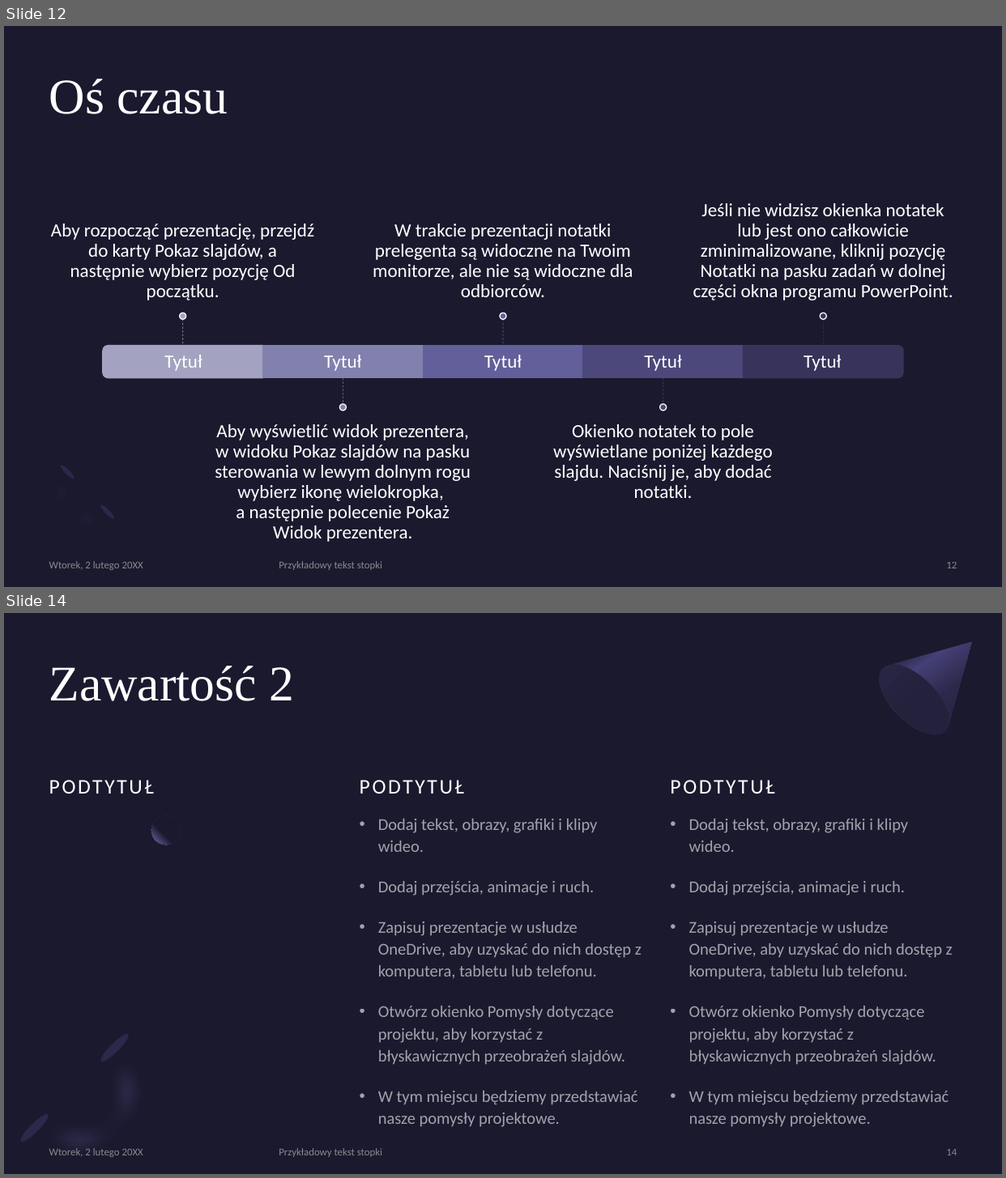
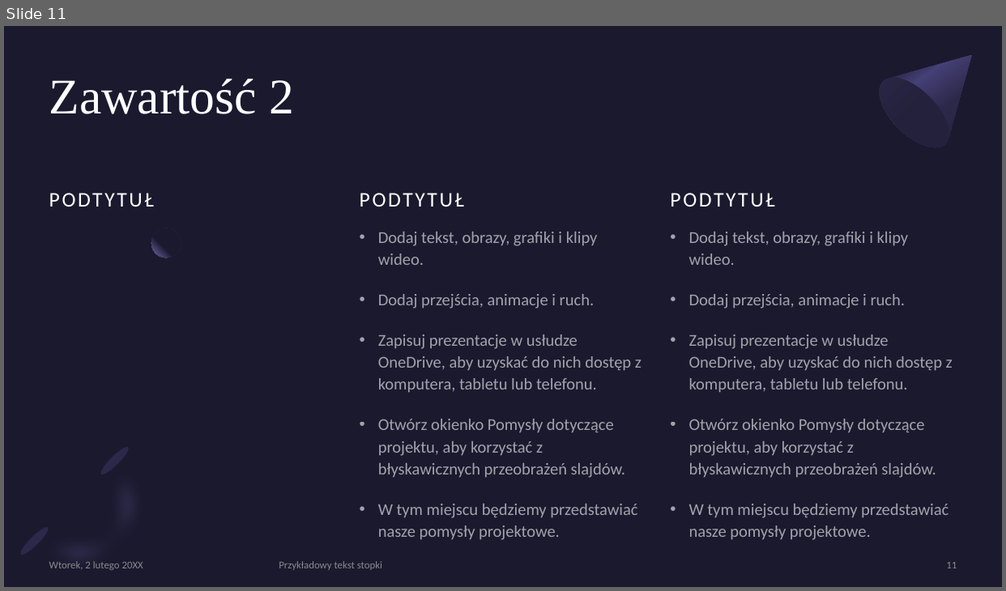
Before and after one commit to Kindly000/kik_project_CRC32, a slide deck: Implementacja kodu wielomianowego CRC-32 – IEEE 802-3.pptx. Shown one above the other, each under a label of ours: slides 12 and 14 before the commit, slide 11 after it; the slides between them are not shown. The pictures are 1006x1178 and 1006x591 pixels, drawn with LibreOffice and Linux fonts; fonts in the diff are those of the drawing. Boxes give left, top, right and bottom in pixels: in the first picture for what was removed or moved away, otherwise in the second. Text is boxed around its words. In the diff, an @@ line names an element or a change of style, - is before the commit and + after.

Commit message:
zmiany w prezentacji

```diff
--- a/Implementacja kodu wielomianowego CRC-32 – IEEE 802-3.pptx
+++ b/Implementacja kodu wielomianowego CRC-32 – IEEE 802-3.pptx
@@ slide 12 removed at <box>4,26,1002,587</box>, background #1B192E @@
@@ title removed at <box>49,79,228,114</box> @@
-Oś czasu
@@ group removed at <box>51,203,953,522</box>: 10 texts, 5 lines, 5 ellipses, 3 rectangles, 2 round same rects @@
-Tytuł
-Aby rozpocząć prezentację, przejdź do karty Pokaz slajdów, a następnie wybierz pozycję Od początku.
-Tytuł
-Aby wyświetlić widok prezentera, w widoku Pokaz slajdów na pasku sterowania w lewym dolnym rogu wybierz ikonę wielokropka,
-a następnie polecenie Pokaż Widok prezentera.
-Tytuł
-W trakcie prezentacji notatki prelegenta są widoczne na Twoim monitorze, ale nie są widoczne dla odbiorców.
-Tytuł
-Okienko notatek to pole wyświetlane poniżej każdego slajdu. Naciśnij je, aby dodać notatki.
-Tytuł
-Jeśli nie widzisz okienka notatek lub jest ono całkowicie zminimalizowane, kliknij pozycję Notatki na pasku zadań w dolnej części okna programu PowerPoint.
@@ freeform shape removed at <box>33,462,117,546</box> @@
@@ ellipse removed at <box>59,463,76,480</box> @@
@@ ellipse removed at <box>99,504,116,521</box> @@
@@ text removed at <box>49,561,143,570</box> @@
-Wtorek, 2 lutego 20XX
@@ text removed at <box>279,561,382,570</box> @@
-Przykładowy tekst stopki
@@ page number removed at <box>946,562,957,569</box> @@
-12
@@ what was slide 14 is now slide 11 @@
@@ page number at <box>946,562,957,569</box>: text changed @@
-14
+11
```
Also in this commit, not shown: 1 slide changed, 3 slides added, 5 other slides removed.
